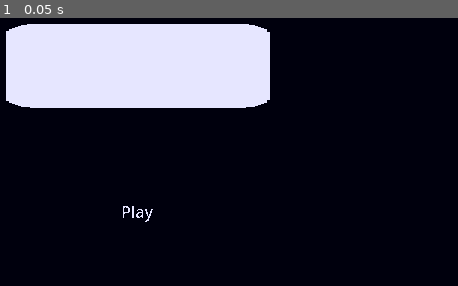
Above: before the commit, frame 1.
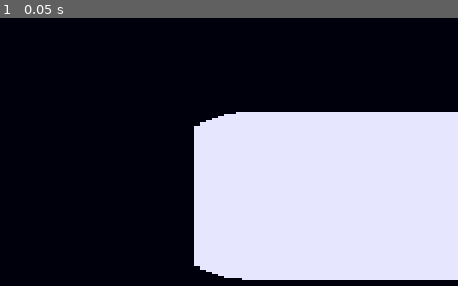
Above: after the commit, the same moment.

Repository: songbirdgamedev/b1t-jam-3-offering
Game: Godot game, scene res://scenes/title_screen.tscn
Same seed, same stepped clock (60 frames per second), same inputs: the game is played once before the commit and once after it. The engine's default icon, where the game draws it, is replaced by a stand-in: a white triangle on a blue panel in a dark square.
Inputs:
- Up to frame 1 (0.05 s): no input

The runs differ from the first frame. In frame 1, 54% of the frame differs, in the area x 1-100%, y 2-98%.

Commit message:
Add text box

Diff:
--- a/project.godot
+++ b/project.godot
@@ -21,10 +21,18 @@
 
 [display]
 
-window/size/viewport_width=640
-window/size/viewport_height=360
+window/size/viewport_width=320
+window/size/viewport_height=180
 window/stretch/mode="viewport"
 window/stretch/scale_mode="integer"
+
+[input]
+
+confirm={
+"deadzone": 0.2,
+"events": [Object(InputEventMouseButton,"resource_local_to_scene":false,"resource_name":"","device":-1,"window_id":0,"alt_pressed":false,"shift_pressed":false,"ctrl_pressed":false,"meta_pressed":false,"button_mask":0,"position":Vector2(0, 0),"global_position":Vector2(0, 0),"factor":1.0,"button_index":1,"canceled":false,"pressed":false,"double_click":false,"script":null)
+]
+}
 
 [rendering]
 
--- /dev/null
+++ b/scenes/text_box.tscn
@@ -0,0 +1,81 @@
+[gd_scene load_steps=4 format=3 uid="uid://c844pkcuoapm0"]
+
+[ext_resource type="Script" uid="uid://bdj4dd1whu6ia" path="res://scripts/text_box.gd" id="1_dyarx"]
+[ext_resource type="FontFile" uid="uid://d2avfcn8sbdrt" path="res://assets/Kenney Mini Square.ttf" id="1_wscpg"]
+
+[sub_resource type="StyleBoxFlat" id="StyleBoxFlat_0dhrm"]
+bg_color = Color(0, 0, 0, 1)
+border_width_left = 1
+border_width_top = 1
+border_width_right = 1
+border_width_bottom = 1
+border_color = Color(1, 1, 1, 1)
+corner_radius_top_left = 4
+corner_radius_top_right = 4
+corner_radius_bottom_right = 4
+corner_radius_bottom_left = 4
+corner_detail = 1
+anti_aliasing = false
+
+[node name="TextBox" type="MarginContainer"]
+custom_minimum_size = Vector2(0, 50)
+anchors_preset = 12
+anchor_top = 1.0
+anchor_right = 1.0
+anchor_bottom = 1.0
+offset_top = -8.0
+grow_horizontal = 2
+grow_vertical = 0
+size_flags_vertical = 8
+theme_override_constants/margin_left = 16
+theme_override_constants/margin_top = 0
+theme_override_constants/margin_right = 16
+theme_override_constants/margin_bottom = 4
+script = ExtResource("1_dyarx")
+
+[node name="Panel" type="Panel" parent="."]
+layout_mode = 2
+theme_override_styles/panel = SubResource("StyleBoxFlat_0dhrm")
+
+[node name="MarginContainer" type="MarginContainer" parent="Panel"]
+layout_mode = 1
+anchors_preset = 15
+anchor_right = 1.0
+anchor_bottom = 1.0
+grow_horizontal = 2
+grow_vertical = 2
+theme_override_constants/margin_left = 6
+theme_override_constants/margin_top = 4
+theme_override_constants/margin_right = 6
+theme_override_constants/margin_bottom = 4
+
+[node name="HBoxContainer" type="HBoxContainer" parent="Panel/MarginContainer"]
+layout_mode = 2
+
+[node name="Start" type="Label" parent="Panel/MarginContainer/HBoxContainer"]
+layout_mode = 2
+size_flags_vertical = 0
+theme_override_fonts/font = ExtResource("1_wscpg")
+theme_override_font_sizes/font_size = 8
+text = "+"
+
+[node name="RichTextLabel" type="RichTextLabel" parent="Panel/MarginContainer/HBoxContainer"]
+layout_mode = 2
+size_flags_horizontal = 3
+theme_override_colors/default_color = Color(1, 1, 1, 1)
+theme_override_constants/paragraph_separation = -1
+theme_override_fonts/normal_font = ExtResource("1_wscpg")
+theme_override_font_sizes/normal_font_size = 8
+bbcode_enabled = true
+text = "placeholder text
+line 2
+hello
+hi"
+scroll_active = false
+
+[node name="End" type="Label" parent="Panel/MarginContainer/HBoxContainer"]
+layout_mode = 2
+size_flags_vertical = 8
+theme_override_fonts/font = ExtResource("1_wscpg")
+theme_override_font_sizes/font_size = 8
+text = "+"
--- /dev/null
+++ b/scripts/text_box.gd
@@ -0,0 +1,87 @@
+extends MarginContainer
+
+
+@onready var start: Label = $Panel/MarginContainer/HBoxContainer/Start
+@onready var end: Label = $Panel/MarginContainer/HBoxContainer/End
+@onready var label: RichTextLabel = $Panel/MarginContainer/HBoxContainer/RichTextLabel
+
+const CHAR_READ_RATE = 0.05
+
+enum State {
+	READY,
+	READING,
+	FINISHED
+}
+
+var current_state: State = State.READY
+var text_queue: Array[String] = []
+var text_tween: Tween
+var duration: float
+
+
+func _ready() -> void:
+	_hide_text_box()
+
+
+func _process(_delta: float) -> void:
+	match current_state:
+		State.READY:
+			if not text_queue.is_empty():
+				_display_text()
+		State.READING:
+			if Input.is_action_just_pressed("confirm"):
+				label.visible_ratio = 1.0
+				text_tween.kill()
+				_on_text_finished()
+		State.FINISHED:
+			if Input.is_action_just_pressed("confirm"):
+				_change_state(State.READY)
+				if text_queue.is_empty():
+					_hide_text_box()
+
+
+func queue_text(next_text: String) -> void:
+	text_queue.push_back(next_text)
+
+
+func _hide_text_box() -> void:
+	start.text = ""
+	end.text = ""
+	label.text = ""
+
+	hide()
+
+
+func _show_text_box() -> void:
+	start.text = "+"
+	show()
+
+
+func _display_text() -> void:
+	var next_text: String = text_queue.pop_front()
+
+	label.text = next_text
+	label.visible_ratio = 0.0
+	_change_state(State.READING)
+	_show_text_box()
+
+	text_tween = create_tween()
+	duration = len(next_text) * CHAR_READ_RATE
+	text_tween.tween_property(label, "visible_ratio", 1.0, duration)
+	text_tween.connect("finished", _on_text_finished)
+
+
+func _on_text_finished() -> void:
+	end.text = "+"
+	_change_state(State.FINISHED)
+
+
+func _change_state(next_state) -> void:
+	current_state = next_state
+	match current_state:
+		State.READY:
+			print("Changing state to State.READY")
+		State.READING:
+			print("Changing state to State.READING")
+		State.FINISHED:
+			print("Changing state to State.FINISHED")
Not shown, added: scripts/text_box.gd.uid
